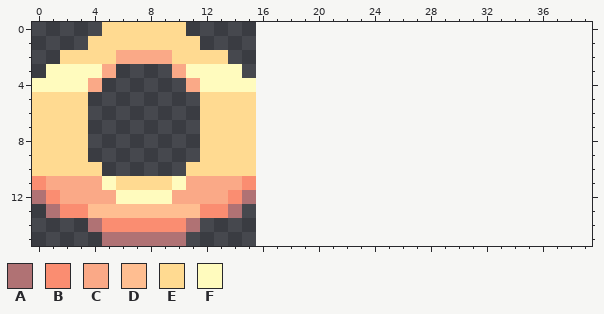
A pixel-art sprite gets an edit: Assets/Ressource/tilesMaps/Assets/global-assets/clock.png. Above, as it was before the edit.
The file is 16x16 pixels. The old version is drawn lined up with the new one, on the new canvas.
Palette (. is transparent): A #b07274  B #fa8d71  C #faa987  D #ffbe91  E #ffda91  F #fffbbe
Pixels before, first column x 0:
 0 .....EEEEEE.....
 1 ....EEEEEEEE....
 2 ..EEEECCCCEEEE..
 3 .FFFFC....CFFFF.
 4 FFFFC......CFFFF
 5 EEEE........EEEE
 6 EEEE........EEEE
 7 EEEE........EEEE
 8 EEEE........EEEE
 9 EEEE........EEEE
10 EEEEE......EEEEE
11 BCCCCFEEEEFCCCCB
12 ABCCCCFFFFCCCCBA
13 .ABBDDDDDDDDBBA.
14 ....ABBBBBBA....
15 .....AAAAAA.....
Once edited:
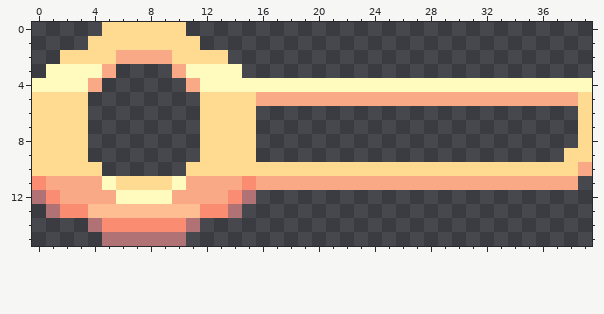
From old to new:
canvas 16x16 -> 40x16
The author put colour C in row 5 at x 16 to 38; in row 10 at x 39; in row 11 at x 16 to 38.
The author put colour E in rows 5 to 8 at x 39; in row 9 at x 38 to 39; in row 10 at x 16 to 38.
The author put colour F in row 4 at x 16 to 39.
